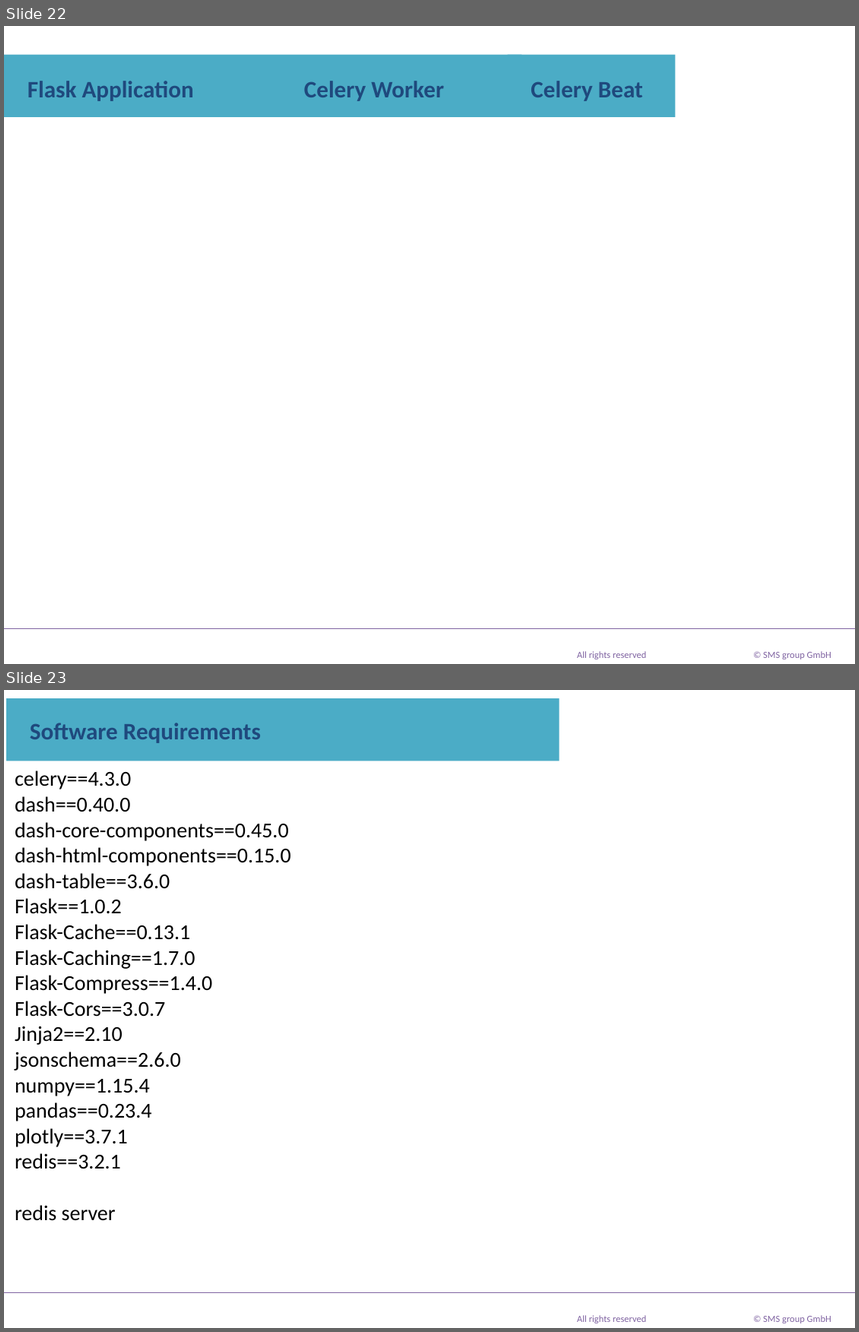
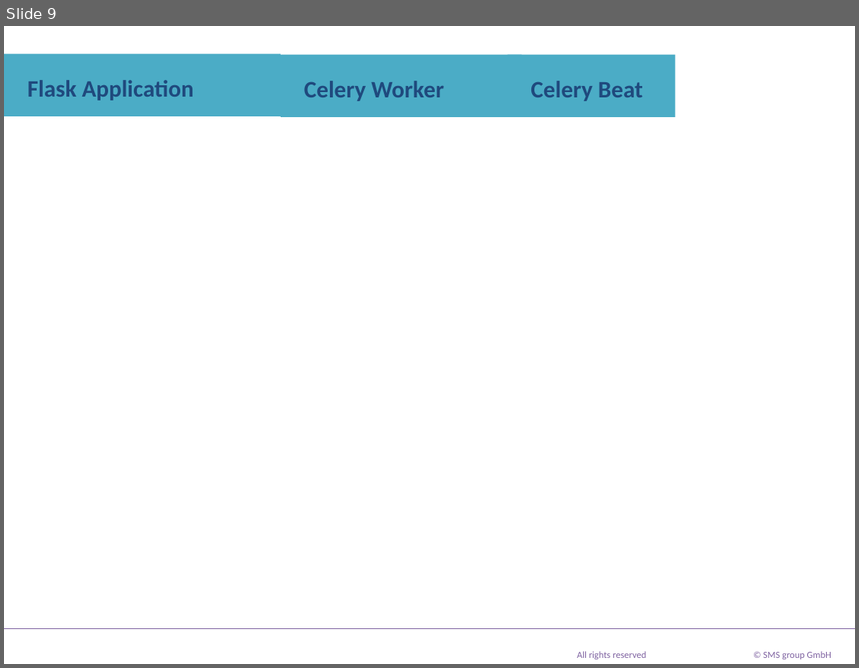
Before and after one commit to mrmanishprasadroy/Dash_Monitoring_Tool, a slide deck: PlotlyDashboard.pptx. Shown one above the other, each under a label of ours: slides 22 and 23 before the commit, slide 9 after it. The pictures are 859x1332 and 859x668 pixels, drawn with LibreOffice and Linux fonts; fonts in the diff are those of the drawing; background and template pictures are left out. Boxes give left, top, right and bottom in pixels: in the first picture for what was removed or moved away, otherwise in the second. Text is boxed around its words. In the diff, an @@ line names an element or a change of style, - is before the commit and + after.

```diff
--- a/PlotlyDashboard.pptx
+++ b/PlotlyDashboard.pptx
@@ slide 23 removed at [4,690,855,1328], background #FFFFFF; not listed: 3 template elements that a slide beside it also shows @@
@@ title removed at [6,698,560,761] @@
-Software Requirements
@@ text removed at [15,771,291,1221] @@
-celery==4.3.0
-dash==0.40.0
-dash-core-components==0.45.0
-dash-html-components==0.15.0
-dash-table==3.6.0
-Flask==1.0.2
-Flask-Cache==0.13.1
-Flask-Caching==1.7.0
-Flask-Compress==1.4.0
-Flask-Cors==3.0.7
-Jinja2==2.10
-jsonschema==2.6.0
-numpy==1.15.4
-pandas==0.23.4
-plotly==3.7.1
-redis==3.2.1
-redis server
@@ what was slide 22 is now slide 9 @@
```
Also in this commit, not shown: 3 slides changed, 7 slides added, 5 other slides removed, 51 other files.
